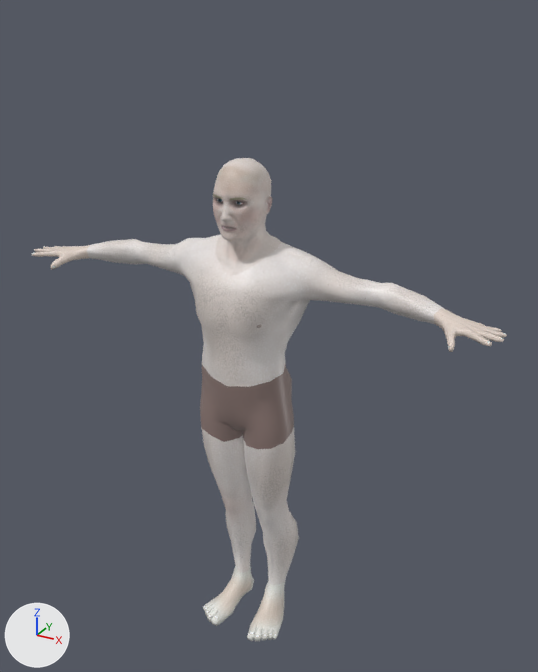
A saved change to the COLLADA model modules/world/avatarbase/art/assets/models/collada/Avatars/MaleAvatar/Male_Bind.dae.
Both versions are drawn from a camera (50 mm lens) standing at (0.0126, -0.0212, 0.0236) and looking at (0.0006, 0.0006, 0.0127). The lights are fixed; the arrows at lower left show +X, +Y and +Z. Where no turn or scale is listed for an object, it has been applied to the vertices.

Objects in the first picture: 'HeadGeo', 'LFootNude', 'LHand', 'LegsNude', 'RFootNude', 'RHand', 'TorsoNude'.
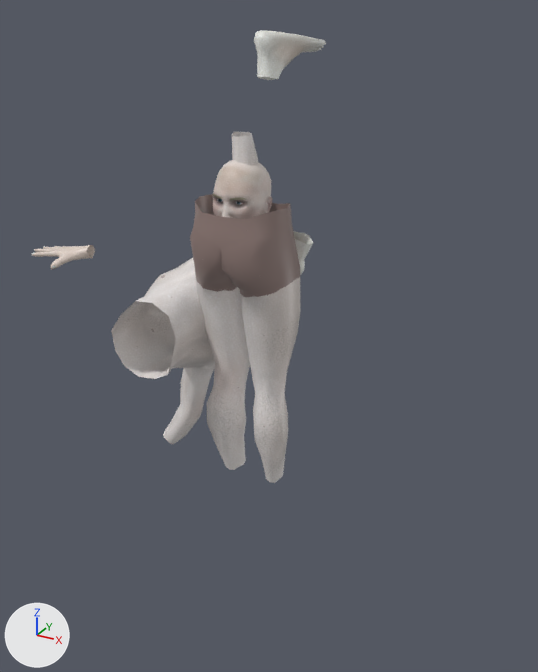
Where the change shows, as pixel boxes (x1, y1, x2, y2) in the pictures (538 x 672 px):
```json
{"object": "LegsNude", "change": "moved, turned", "before": [200, 364, 299, 585], "after": [190, 194, 301, 483]}
{"object": "TorsoNude", "change": "moved, turned", "before": [87, 234, 444, 387], "after": [111, 132, 258, 445]}
{"object": "LFootNude", "change": "moved, turned", "before": [247, 579, 286, 641], "after": [254, 30, 326, 80]}
{"object": "RFootNude", "change": "moved, turned", "before": [203, 566, 254, 626], "after": [293, 231, 313, 275]}
{"object": "LHand", "change": "moved, turned", "before": [434, 308, 507, 352], "on screen": "not visible afterwards"}
```

Edits to the scene script, one JSON object a line:
```json
{"op": "set", "path": "ob_lhand.location", "old": "(0.0, 0.0, 0.0)", "new": "(-0.00689, 0.0013, -0.00006)"}
{"op": "set", "path": "ob_lhand.rotation_euler", "old": "(0.0, 0.0, 0.0)", "new": "(-0.082, -0.109, -0.0534)", "note": "degrees (0, 0, 0) -> degrees (-4.7, -6.2, -3.1)"}
{"op": "set", "path": "ob_legsnude.location", "old": "(0.0, 0.0, 0.0)", "new": "(0.00039, 0.00088, 0.00621)"}
{"op": "set", "path": "ob_legsnude.rotation_euler", "old": "(0.0, 0.0, 0.0)", "new": "(-0.17, 0.0, 3.142)", "note": "degrees (0, 0, 0) -> degrees (-10, 0, 180)"}
{"op": "set", "path": "ob_torsonude.location", "old": "(0.0, 0.0, 0.0)", "new": "(-0.00211, -0.0146, 0.01216)"}
{"op": "set", "path": "ob_torsonude.rotation_euler", "old": "(0.0, 0.0, 0.0)", "new": "(-1.324, -1.237, -0.234)", "note": "degrees (0, 0, 0) -> degrees (-76, -71, -13)"}
{"op": "set", "path": "ob_lfootnude.location", "old": "(0.0, 0.0, 0.0)", "new": "(0.00009, 0.00102, 0.02286)"}
{"op": "set", "path": "ob_lfootnude.rotation_euler", "old": "(0.0, 0.0, 0.0)", "new": "(2.995, -0.00914, -0.0618)", "note": "degrees (0, 0, 0) -> degrees (172, -0.5, -3.5)"}
{"op": "set", "path": "ob_rfootnude.location", "old": "(0.0, 0.0, 0.0)", "new": "(0.0001, 0.00071, 0.01547)"}
{"op": "set", "path": "ob_rfootnude.rotation_euler", "old": "(0.0, 0.0, 0.0)", "new": "(-0.34, -0.0526, -1.954)", "note": "degrees (0, 0, 0) -> degrees (-19, -3, -112)"}
```
